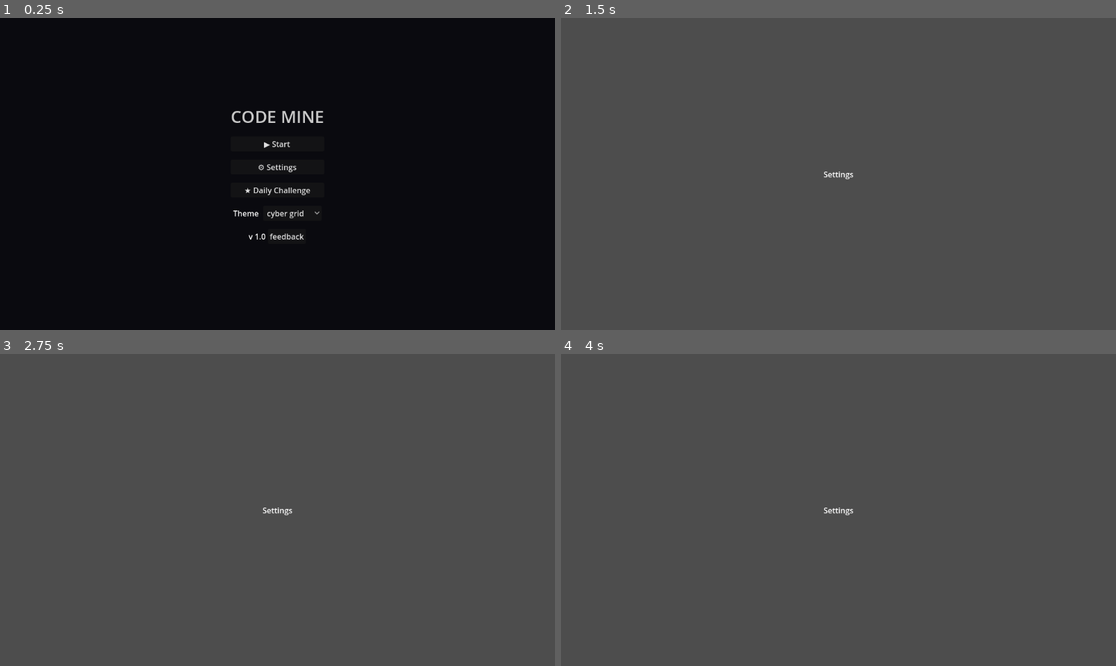
Above: before the commit, frames 1-4 (two rows, left to right).
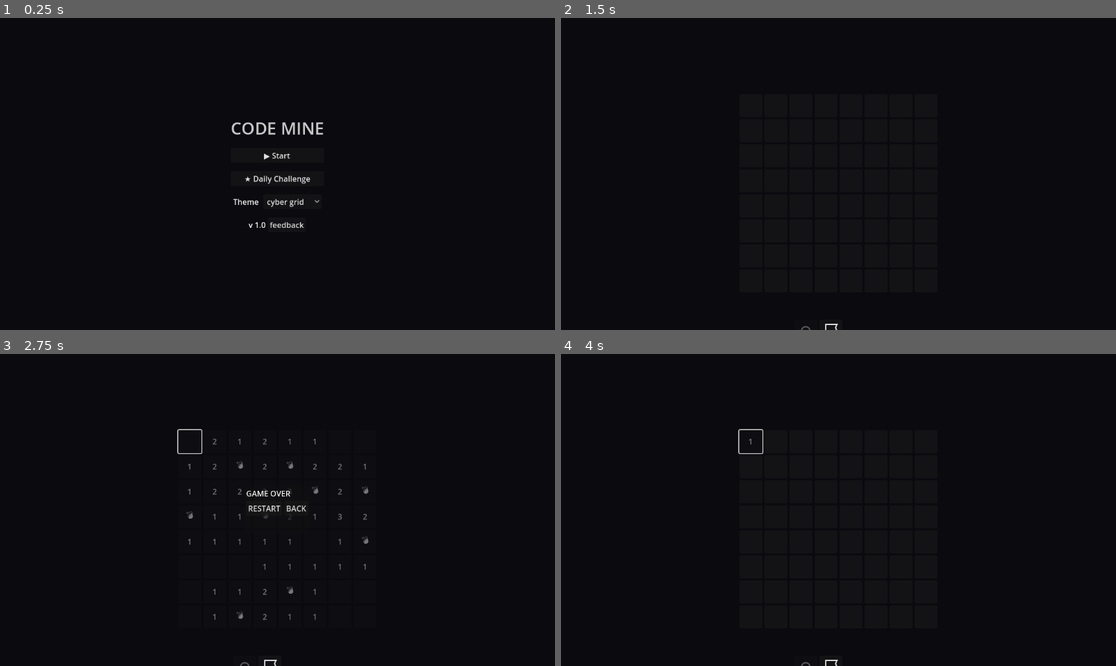
Above: after the commit, the same moments.

Repository: christian759/codemine
Game: Godot game, scene res://navScreen/main.tscn
Same seed, same stepped clock (60 frames per second), same inputs: the game is played once before the commit and once after it.
Inputs (mouse positions are in pixels of both pictures, inside the frame that each line leads up to):
- Up to frame 1 (0.25 s): no input
- Up to frame 2 (1.5 s): click (838, 167) at 0.5 s, where only the run before the commit has a clickable "⚙ Settings"; click (838, 177) at 1.25 s, where only the run after the commit has a clickable "★ Daily Challenge"
- Up to frame 3 (2.75 s): click (188, 441) at 2.02 s
- Up to frame 4 (4 s): click (827, 506) at 2.75 s, where only the run after the commit has a clickable "RESTART"; click (749, 441) at 3.52 s

The runs differ from the first frame. In frame 1, 1.6% of the frame differs, in the area x 41-59%, y 29-72%; in frame 2, 100%, in the area x 0-100%, y 0-100%; in frame 3, 100%; in frame 4, 100%.

Commit message:
11th june: removed settings now playable, i think

Diff:
--- a/navScreen/main.gd
+++ b/navScreen/main.gd
@@ -6,3 +6,6 @@
 
 func _on_settings_pressed() -> void:
 	get_tree().change_scene_to_file("res://navScreen/settings.tscn")
+
+func _on_button_4_pressed() -> void:
+	get_tree().change_scene_to_file("res://board/board.tscn")
--- a/navScreen/main.tscn
+++ b/navScreen/main.tscn
@@ -51,10 +51,6 @@
 "
 expand_icon = true
 
-[node name="Button3" type="Button" parent="ColorRect/CenterContainer/VBoxContainer"]
-layout_mode = 2
-text = "⚙ Settings"
-
 [node name="Button4" type="Button" parent="ColorRect/CenterContainer/VBoxContainer"]
 layout_mode = 2
 text = "★ Daily Challenge"
@@ -91,4 +87,4 @@
 "
 
 [connection signal="pressed" from="ColorRect/CenterContainer/VBoxContainer/Button" to="." method="_on_start_pressed"]
-[connection signal="pressed" from="ColorRect/CenterContainer/VBoxContainer/Button3" to="." method="_on_settings_pressed"]
+[connection signal="pressed" from="ColorRect/CenterContainer/VBoxContainer/Button4" to="." method="_on_button_4_pressed"]
--- a/navScreen/settings.tscn
+++ /dev/null
@@ -1,24 +0,0 @@
-[gd_scene format=3 uid="uid://dlwfk82f8heks"]
-
-[node name="Settings" type="Control"]
-layout_mode = 3
-anchors_preset = 15
-anchor_right = 1.0
-anchor_bottom = 1.0
-grow_horizontal = 2
-grow_vertical = 2
-
-[node name="Label" type="Label" parent="."]
-layout_mode = 1
-anchors_preset = 8
-anchor_left = 0.5
-anchor_top = 0.5
-anchor_right = 0.5
-anchor_bottom = 0.5
-offset_left = -20.0
-offset_top = -11.5
-offset_right = 20.0
-offset_bottom = 11.5
-grow_horizontal = 2
-grow_vertical = 2
-text = "Settings"
